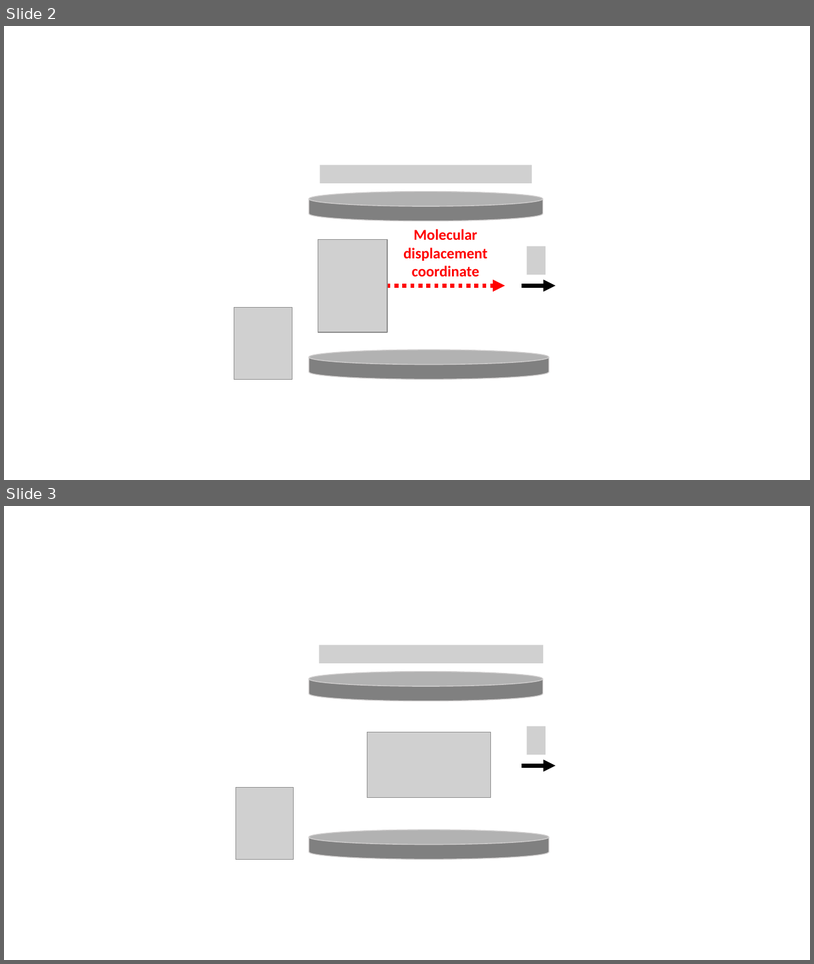
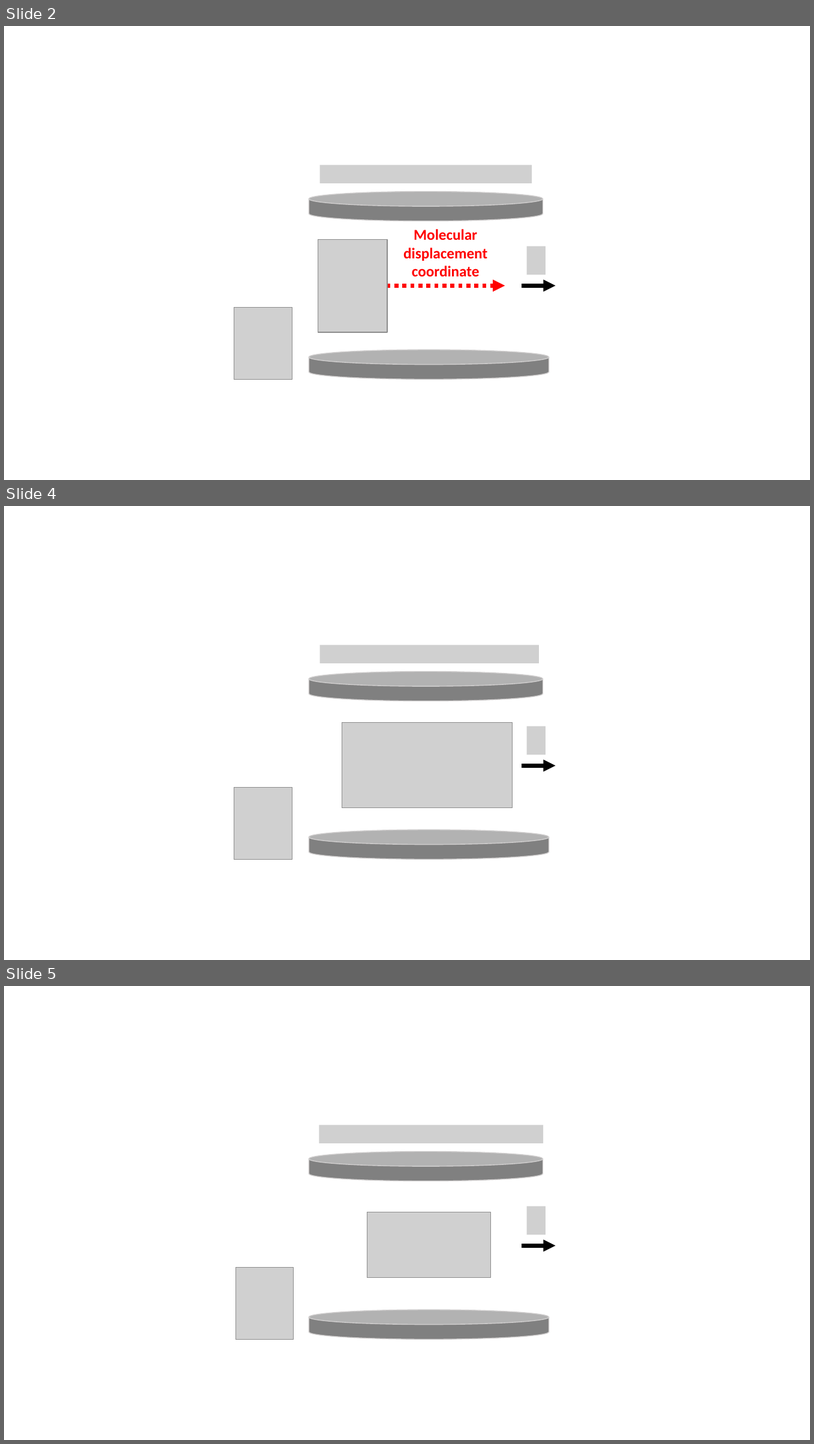
Before and after one commit to FoleyLab/data_repository, a slide deck: json_scripts/Molecules_Figures.pptx. Shown one above the other, each under a label of ours: slides 2 and 3 before the commit, slides 2, 4 and 5 after it; the slides between them are not shown. The pictures are 814x964 and 814x1444 pixels, drawn with LibreOffice and Linux fonts; fonts in the diff are those of the drawing; grey boxes stand for pictures. Boxes give left, top, right and bottom in pixels: in the first picture for what was removed or moved away, otherwise in the second. Text is boxed around its words. In the diff, an @@ line names an element or a change of style, - is before the commit and + after.

Commit message:
update to figures

```diff
--- a/json_scripts/Molecules_Figures.pptx
+++ b/json_scripts/Molecules_Figures.pptx
@@ slide 4 added at (4,506,810,960), background #FFFFFF @@
@@ picture added at (320,645,539,663) @@
@@ cylinder added at (309,671,543,701), fill #808080, outline #D0CECE 1 pt @@
@@ picture added at (342,722,513,807) @@
@@ picture added at (527,726,546,754) @@
@@ arrow added from (522, 766) to (556, 766), #000000 4.75 pt @@
@@ picture added at (234,787,293,859) @@
@@ cylinder added at (309,829,549,859), fill #808080, outline #D0CECE 1 pt @@
@@ what was slide 3 is now slide 5 @@
```
Also in this commit, not shown: 1 other slide added.
